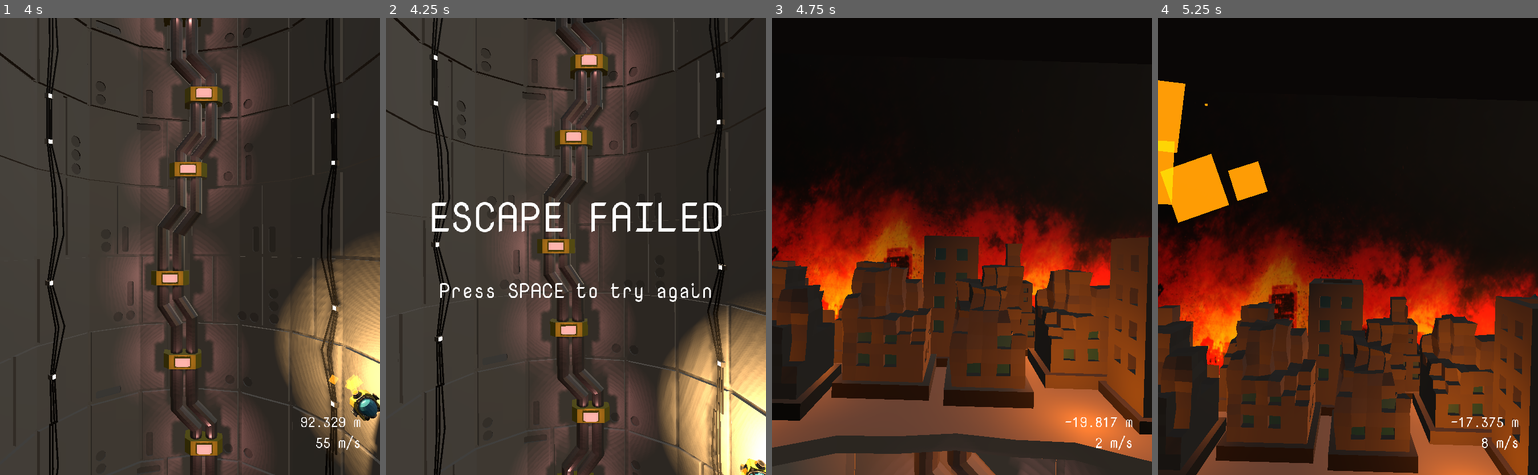
Above: before the commit, frames 1-4 (left to right).
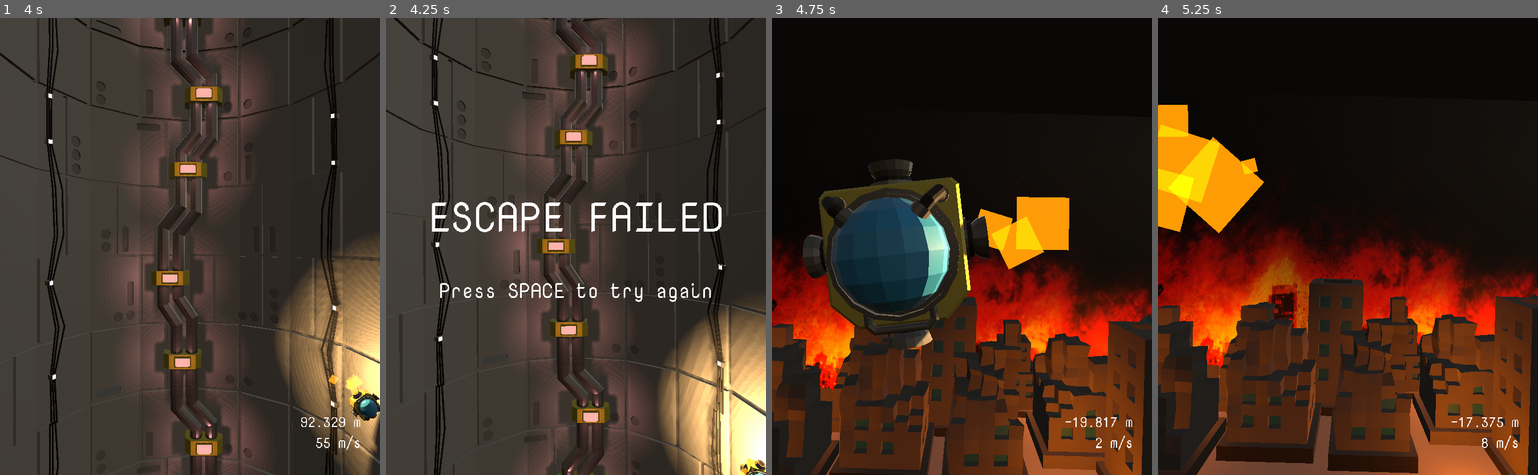
Above: after the commit, the same moments.

Repository: marksteve/SudoXE
Game: Godot game, scene res://Main.tscn
Same seed, same stepped clock (60 frames per second), same inputs: the game is played once before the commit and once after it.
Inputs:
- Up to frame 1 (4 s): tap Space at 0.5 s; hold Up (ui_up) 0.53-2.03 s; tap Enter (ui_accept) at 0.77, 1.52, 3.02, 3.77 s; hold Left (ui_left) 2.03-3.53 s; hold Down (ui_down) from 3.53 s (still down)
- Up to frame 2 (4.25 s): keep holding Down (ui_down)
- Up to frame 3 (4.75 s): tap Space at 4.25 s; release Down (ui_down) at 4.28 s; hold Right (ui_right) from 4.28 s (still down); tap Enter (ui_accept) at 4.52 s
- Up to frame 4 (5.25 s): release Right (ui_right) at 5.03 s; hold Up (ui_up) from 5.03 s (still down)

Frame 1 is identical in both runs. In frame 2, 0.1% of the frame differs, in the area x 36-64%, y 0-3%; in frame 3, 50%, in the area x 0-100%, y 24-100%; in frame 4, 3.6%.

Commit message:
Remove all direct ship reference

Diff:
--- a/Camera.gd
+++ b/Camera.gd
@@ -1,6 +1,5 @@
 extends Camera
 
-onready var ship = $"../Ship"
 onready var noise = OpenSimplexNoise.new()
 var noise_y = 0
 var shake_decay = 0.8
@@ -27,10 +26,10 @@
 func _on_Ship_depth_changed(depth, _velocity):
 	if depth < 0:
 		shake_amount = 1.0
-		self.translation.y = lerp(self.translation.y, ship.translation.y, 0.2)
+		self.translation.y = lerp(self.translation.y, -depth, 0.2)
 	else:
 		self.translation.z = lerp(self.translation.z, 30, 0.2)
-		self.translation.y = lerp(self.translation.y, ship.translation.y + 10, 0.2)
+		self.translation.y = lerp(self.translation.y, -depth + 10, 0.2)
 
 func _on_Ship_destroyed():
 	shake_amount = 1.0
@@ -38,4 +37,4 @@
 func _on_UI_screen_changed(screen):
 	if screen == "title":
 		self.translation.z = 5
-		self.translation.y = ship.translation.y
+		self.translation.y = 20
--- a/Main.tscn
+++ b/Main.tscn
@@ -155,6 +155,7 @@
 align = 2
 valign = 2
 
+[connection signal="depth_changed" from="Ship" to="Tunnel" method="_on_Ship_depth_changed"]
 [connection signal="depth_changed" from="Ship" to="Camera" method="_on_Ship_depth_changed"]
 [connection signal="depth_changed" from="Ship" to="Boulders" method="_on_Ship_depth_changed"]
 [connection signal="depth_changed" from="Ship" to="UI" method="_on_Ship_depth_changed"]
--- a/Tunnel.gd
+++ b/Tunnel.gd
@@ -1,7 +1,6 @@
 extends Spatial
 
 const SEGMENT_HEIGHT = 50.0
-onready var ship = $"../Ship"
 onready var segments = [$Segment1, $Segment2, $Segment3]
 var curr_segment = 0
 
@@ -12,8 +11,8 @@
 func _ready():
 	update_segments()
 
-func _physics_process(delta):
-	if -ship.translation.y / SEGMENT_HEIGHT > curr_segment:
+func _on_Ship_depth_changed(depth, _velocity):
+	if depth / SEGMENT_HEIGHT > curr_segment:
 		curr_segment += 1
 		update_segments()
 
